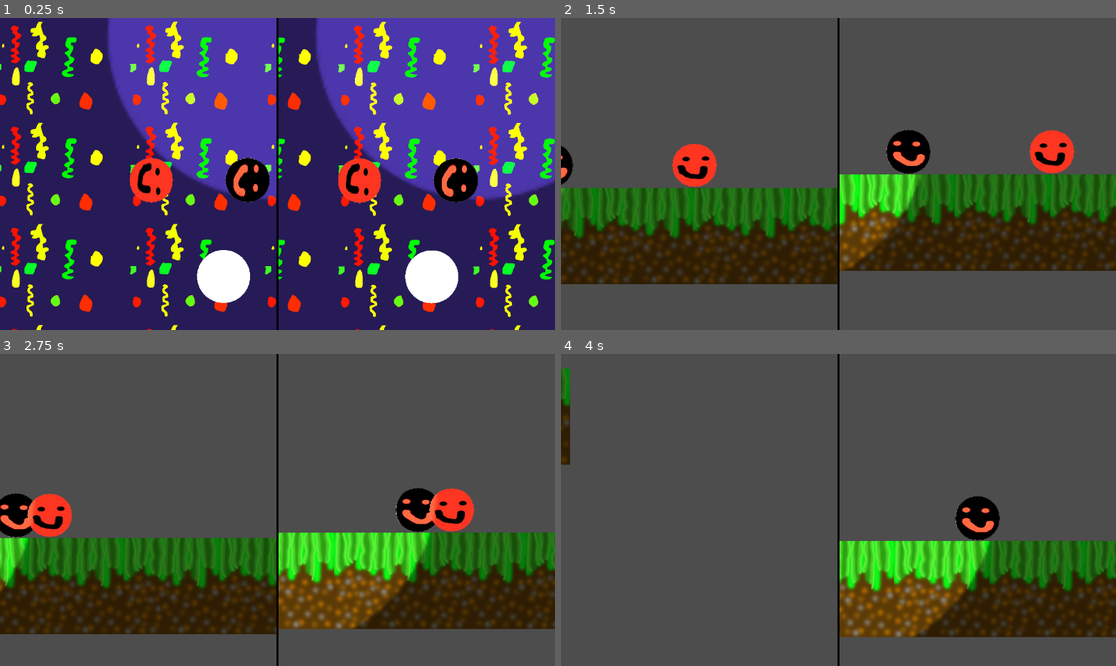
Above: before the commit, frames 1-4 (two rows, left to right).
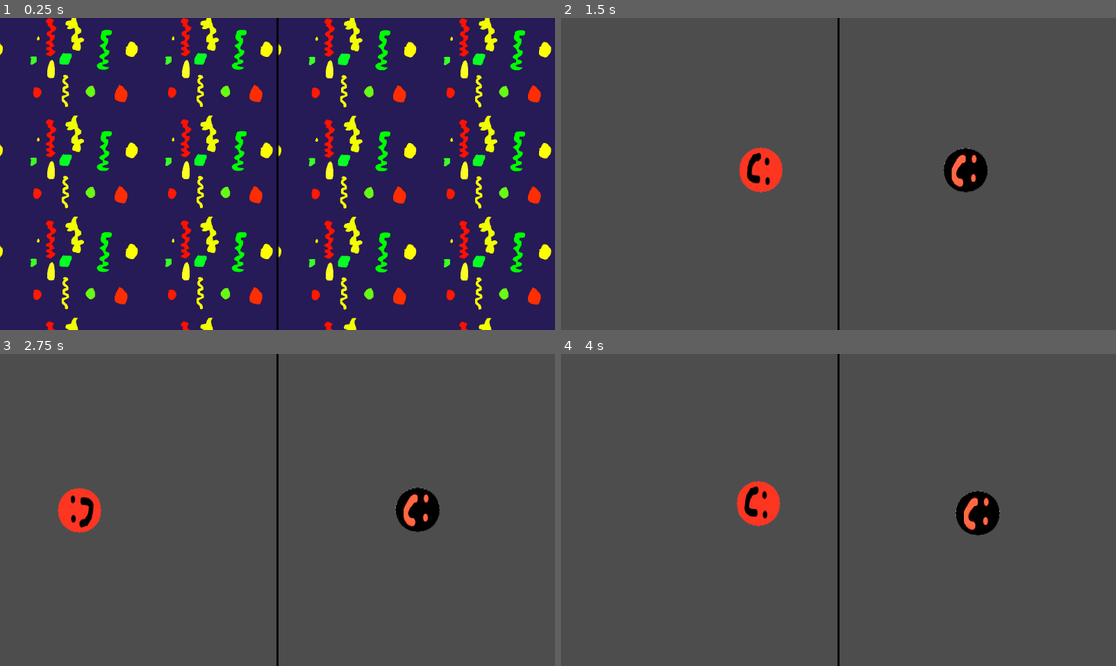
Above: after the commit, the same moments.

Repository: real-chicken-master/GDD112TempName
Game: Godot game, scene res://UI/splitscreen.tscn
The game is run twice, just before and just after one commit, with the same random seed, the same clock (stepped at 60 frames per second) and the same inputs.
Inputs:
- Up to frame 1 (0.25 s): no input
- Up to frame 2 (1.5 s): hold D (right1) from 0.53 s (still down); tap Down (down2) at 0.6 s; tap W (up1) at 0.77 s; tap Left (left2) at 1.35 s
- Up to frame 3 (2.75 s): tap W (up1) at 1.52 s; release D (right1) at 2.03 s; hold A (left1) from 2.03 s (still down); tap Right (right2) at 2.1 s
- Up to frame 4 (4 s): release A (left1) at 2.78 s; hold D (right1) from 2.78 s (still down); tap Up (up2) at 2.85 s; tap W (up1) at 3.02, 3.77 s; tap Down (down2) at 3.6 s

The runs differ from the first frame. In frame 1, 54% of the frame differs, in the area x 0-100%, y 0-100%; in frame 2, 35%; in frame 3, 34%; in frame 4, 17%.

Commit message:
made it so when the player loads into the lobby  it resets their global positon

Diff:
--- a/lobby/main_lobby.gd
+++ b/lobby/main_lobby.gd
@@ -1,9 +1,10 @@
 extends Node2D
 
-
+var start_pos = Vector2(0,0)
 # Called when the node enters the scene tree for the first time.
 func _ready():
-	pass
+	for players in get_tree().get_nodes_in_group("player"):
+		players.global_position = start_pos
 
 # Called every frame. 'delta' is the elapsed time since the previous frame.
 #func _process(delta):
